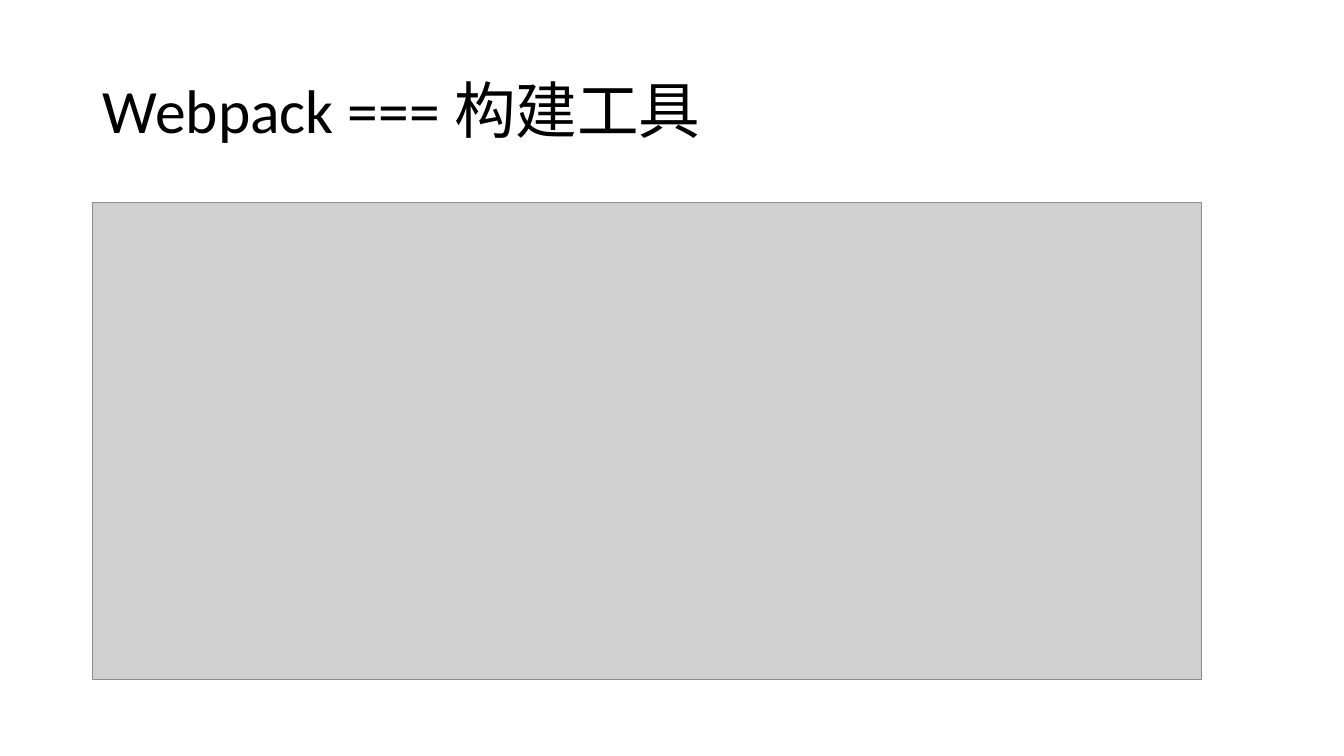
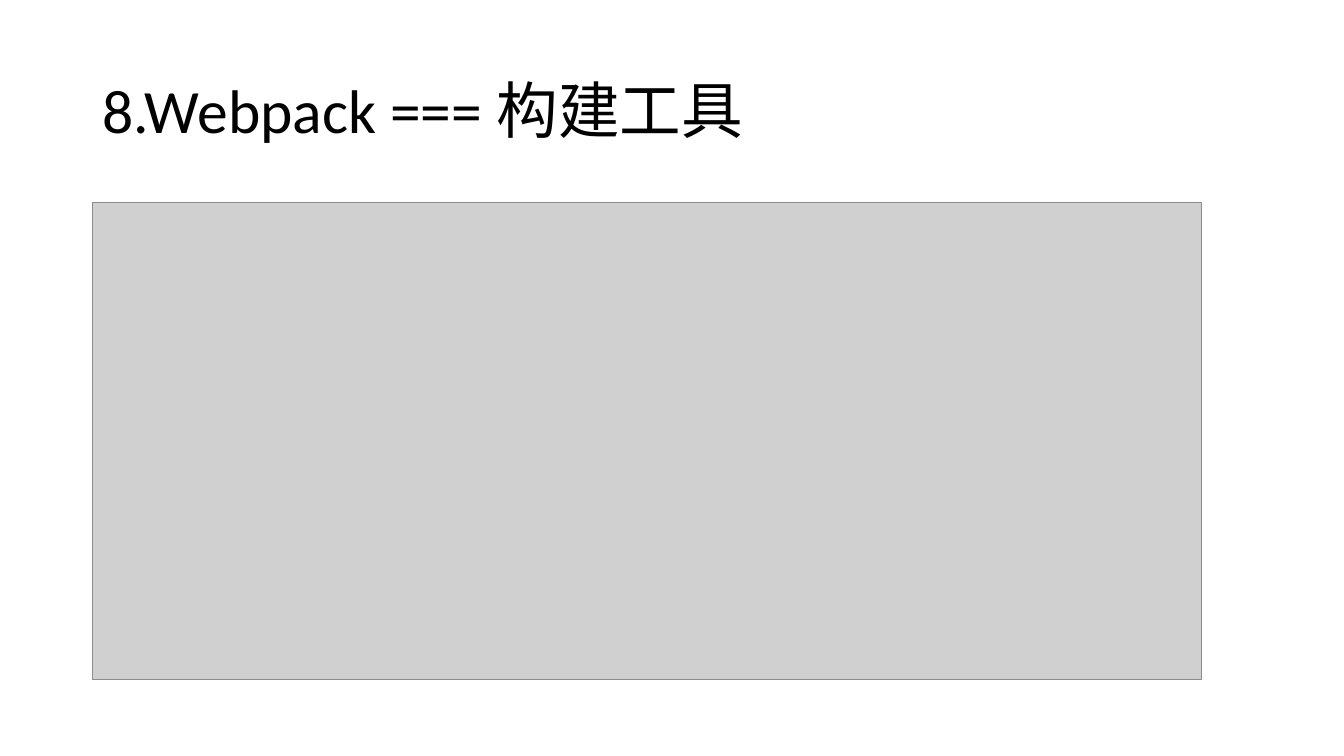
Before and after one commit to Cohen-Wang/workbench, a slide deck: slide 40 of cloud/webpack-ppt/培训 - webpack.pptx. Drawn at 1344x756 pixels with LibreOffice and Linux fonts; fonts in the diff are those of the drawing; grey boxes stand for pictures. Boxes give left, top, right and bottom in pixels: in the first picture for what was removed or moved away, otherwise in the second. Text is boxed around its words. In the diff, an @@ line names an element or a change of style, - is before the commit and + after.

```diff
--- a/cloud/webpack-ppt/培训 - webpack.pptx
+++ b/cloud/webpack-ppt/培训 - webpack.pptx
@@ title at (x1=102, y1=81, x2=743, y2=143): text changed @@
-Webpack === 构建工具
+8.Webpack === 构建工具
```
Also in this commit, not shown: 13 other slides changed, 9 slides added, 1 slide removed, 2 other files.
